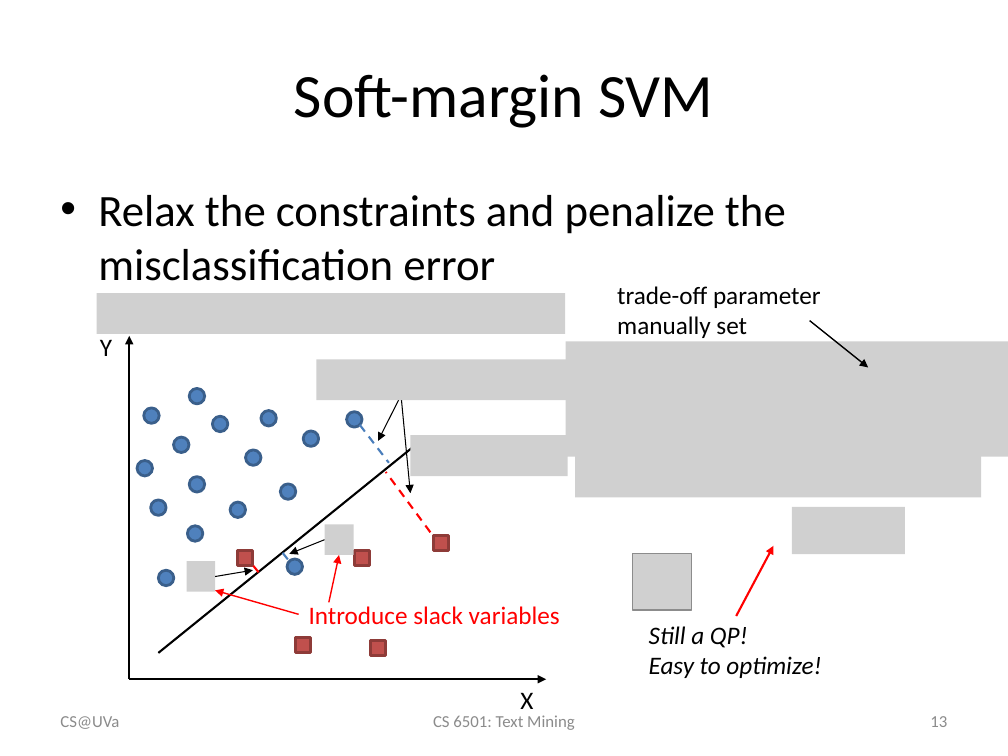
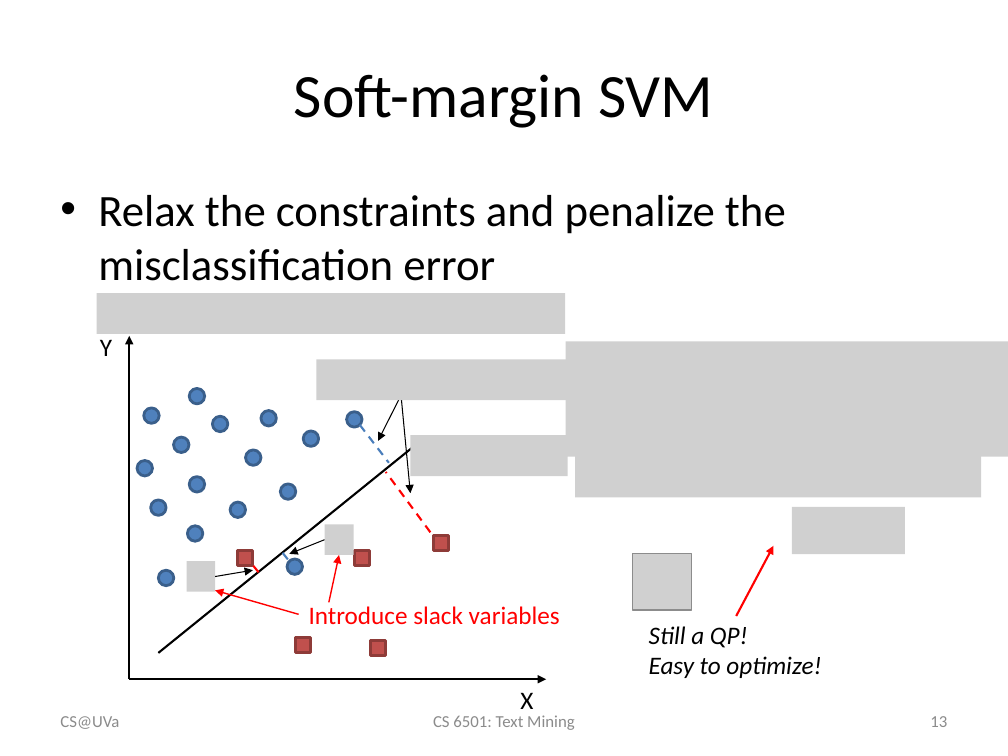
Before and after one commit to wang296/CS6501-Text-Mining, a slide deck: slide 13 of docs/svm.pptx. Drawn at 1008x756 pixels with LibreOffice and Linux fonts; fonts in the diff are those of the drawing; grey boxes stand for pictures. Boxes give left, top, right and bottom in pixels: in the first picture for what was removed or moved away, otherwise in the second. Text is boxed around its words. In the diff, an @@ line names an element or a change of style, - is before the commit and + after.

```diff
--- a/docs/svm.pptx
+++ b/docs/svm.pptx
@@ text removed at box(617, 286, 821, 338) @@
-trade-off parameter
-manually set
@@ arrow removed from (809, 321) to (868, 368) @@
```
Also in this commit, not shown: 8 other slides changed, 4 slides added, 7 other files.
